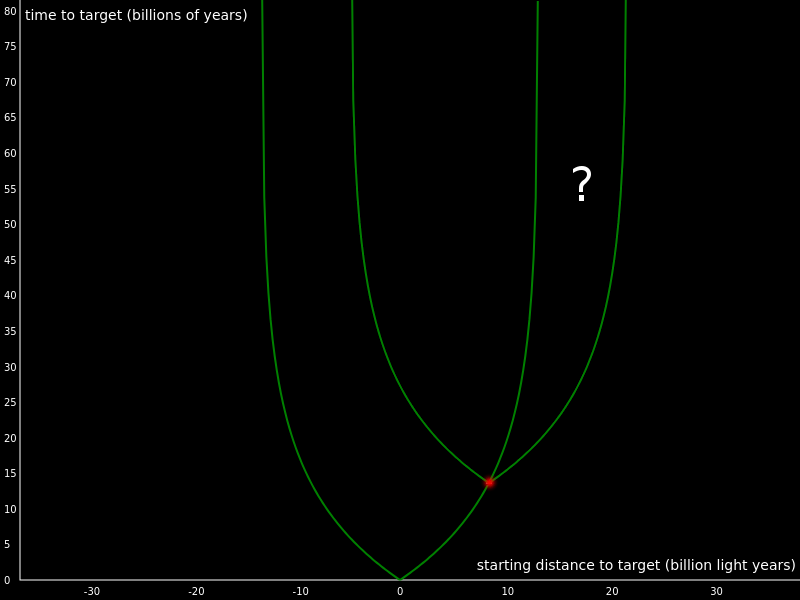
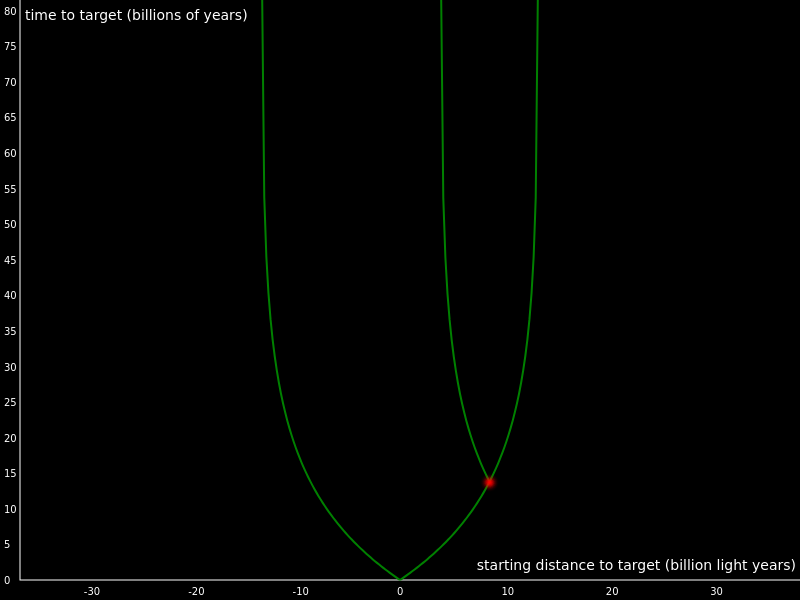
Layers edited between the first and the second 800 × 600 image:
added layer "Pasted Layer #1" above "?" over [394, 0, 490, 482]
hid "?" over [573, 166, 591, 201]
hid "Pasted Layer" over [351, 0, 627, 485]
